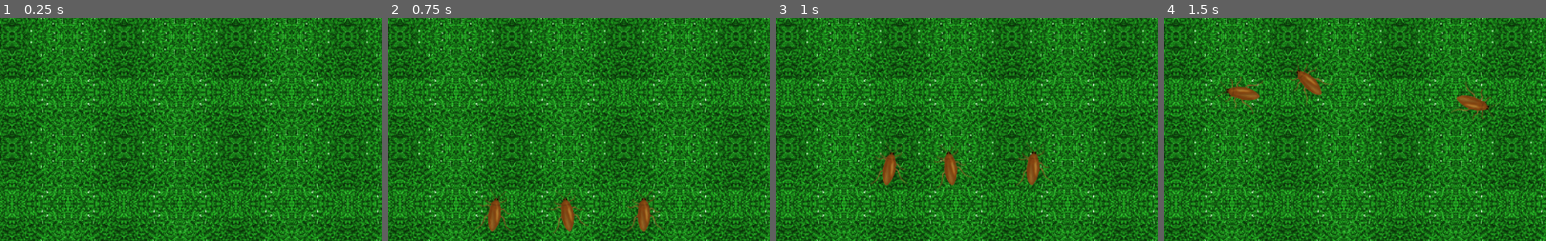
Above: before the commit, frames 1-4 (left to right).
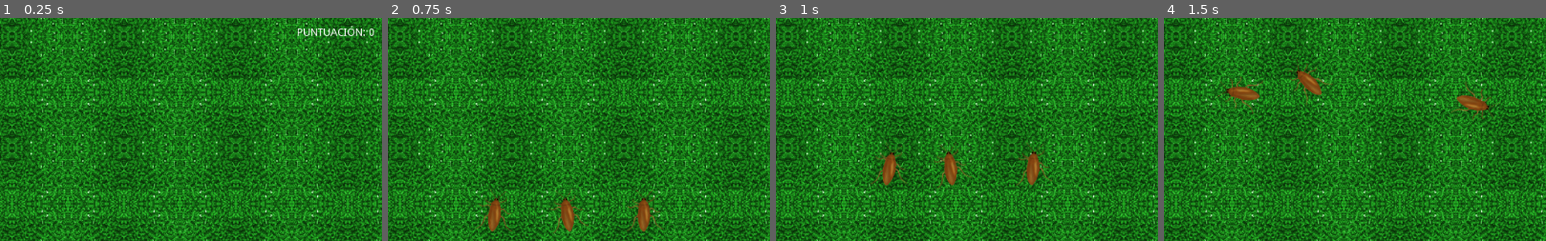
Above: after the commit, the same moments.

Repository: nourthe/nombres
Game: Godot game, scene res://escenas/game_over.tscn
The game is run twice, just before and just after one commit, with the same random seed, the same clock (stepped at 60 frames per second) and the same inputs. This scene is started directly instead of the project's main scene.
Inputs:
- Up to frame 1 (0.25 s): no input
- Up to frame 2 (0.75 s): click "Jugar de nuevo" at 0.5 s
- Up to frame 3 (1 s): no input
- Up to frame 4 (1.5 s): tap Enter at 1.25 s; hold Right (pj_right) from 1.28 s (still down)
The pictures show only the part of the screen within x 6-56%, y 33-83%; the shares and areas given below are measured in that part.

The runs differ from the first frame. In frame 1, 0.4% of the frame differs, in the area x 78-98%, y 3-9%; in frame 2, nothing differs; in frame 3, nothing differs; in frame 4, nothing differs.

Commit message:
Mostrar puntaje al finalizar la partida

Diff:
--- a/escenas/game_over.tscn
+++ b/escenas/game_over.tscn
@@ -10,11 +10,21 @@
 
 [node name="fondo" parent="." instance=ExtResource( 2 )]
 
-[node name="Label" type="Label" parent="."]
+[node name="texto" type="Label" parent="."]
 margin_left = 2.72076
 margin_top = 5.44149
 margin_right = 1016.72
 margin_bottom = 192.441
+text = "Game Over"
+align = 1
+valign = 1
+uppercase = true
+
+[node name="puntaje" type="Label" parent="."]
+margin_left = 2.72076
+margin_top = 126.75
+margin_right = 1016.72
+margin_bottom = 313.749
 text = "Game Over"
 align = 1
 valign = 1
--- a/project.godot
+++ b/project.godot
@@ -18,6 +18,10 @@
 config/name="insecto-mania"
 run/main_scene="res://intro.tscn"
 config/icon="res://icon.png"
+
+[autoload]
+
+global="*res://src/global.gd"
 
 [input]
 
--- a/src/game_over.gd
+++ b/src/game_over.gd
@@ -1,11 +1,9 @@
 extends Control
 
-# Declare member variables here. Examples:
-# var a = 2
-# var b = "text"
 
 # Called when the node enters the scene tree for the first time.
 func _ready():
+	$puntaje.text = "Puntuación: " + String(global.super_last_score)
 	pass # Replace with function body.
 
 # Called every frame. 'delta' is the elapsed time since the previous frame.
--- /dev/null
+++ b/src/global.gd
@@ -0,0 +1,7 @@
+extends Node
+
+var super_high_score = 0
+var super_last_score = 0
+
+func _ready():
+	pass
--- a/src/motor.gd
+++ b/src/motor.gd
@@ -51,6 +51,7 @@
 	get_tree().paused = false
 
 func gameOver():
+	global.super_last_score = jugador.get_puntos()
 	get_tree().change_scene("res://escenas/game_over.tscn")
 func returnMenu():
 	get_tree().change_scene("res://escenas/menu.tscn")
